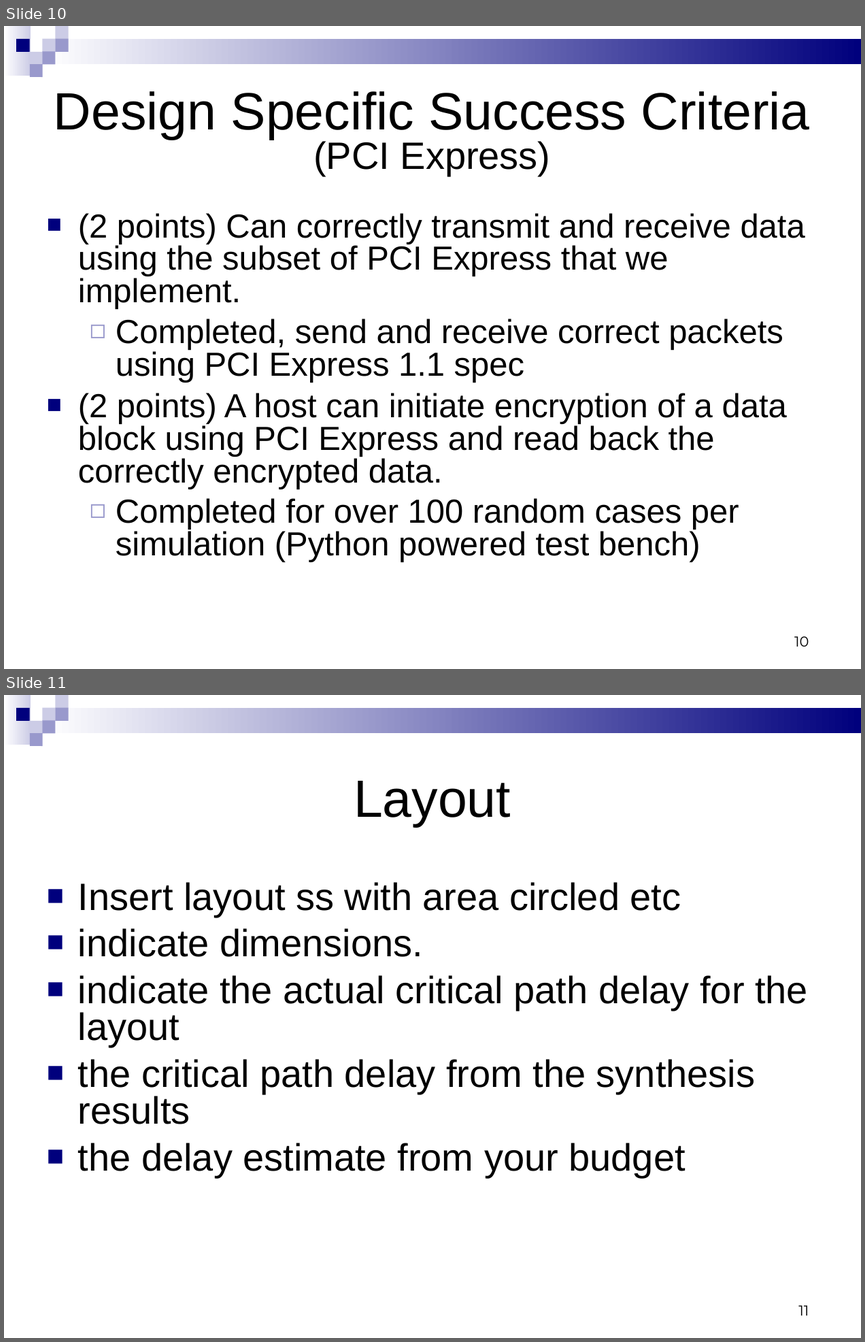
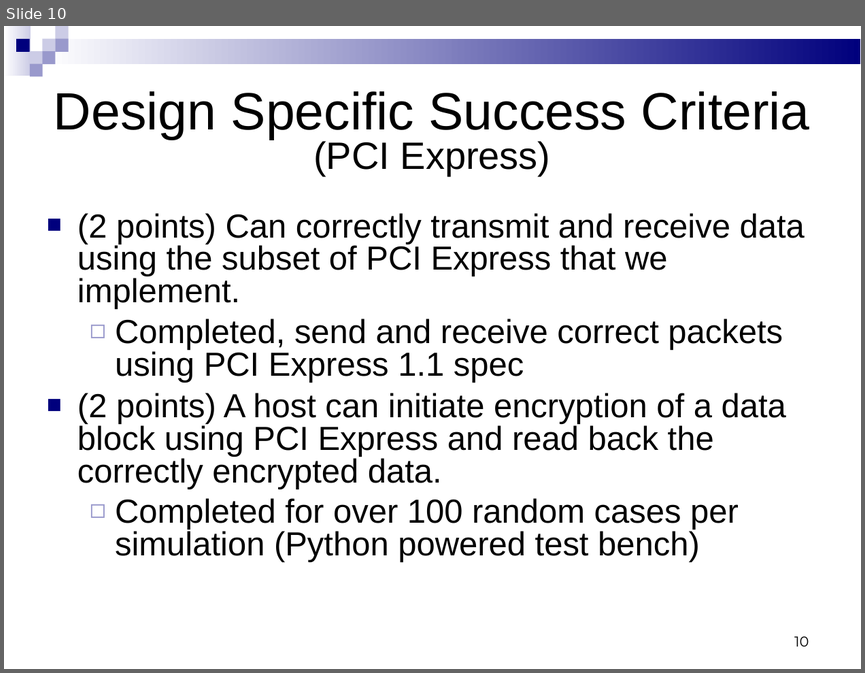
Before and after one commit to jevinskie/aes-over-pcie, a slide deck: docs/aespciefinalpresentation.ppt. Shown one above the other, each under a label of ours: slides 10 and 11 before the commit, slide 10 after it. The pictures are 865x1342 and 865x673 pixels, drawn with LibreOffice and Linux fonts; fonts in the diff are those of the drawing. Boxes give left, top, right and bottom in pixels: in the first picture for what was removed or moved away, otherwise in the second. Text is boxed around its words. In the diff, an @@ line names an element or a change of style, - is before the commit and + after.

```diff
--- a/docs/aespciefinalpresentation.ppt
+++ b/docs/aespciefinalpresentation.ppt
@@ slide 11 removed at (4,695,861,1338), background #FFFFFF; not listed: 9 template elements that a slide beside it also shows @@
@@ title removed at (354,781,511,827) @@
-Layout
@@ text removed at (78,882,808,1178) @@
-■ Insert layout ss with area circled etc
-■ indicate dimensions.
-■ indicate the actual critical path delay for the layout
-■ the critical path delay from the synthesis results
-■ the delay estimate from your budget
@@ page number removed at (798,1305,808,1315) @@
-11
```
Also in this commit, not shown: 11 other slides changed, 22 slides added, 3 other files.
